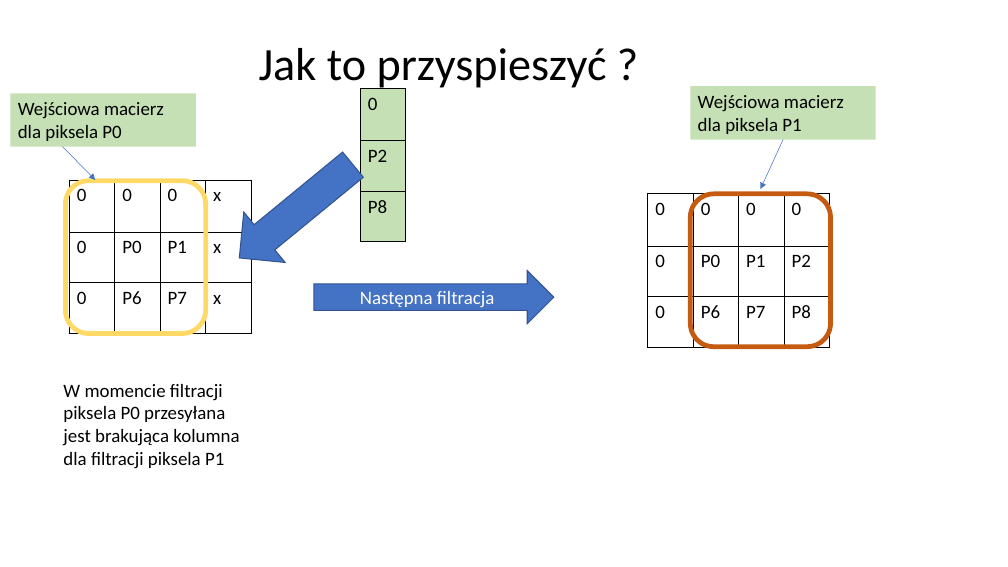
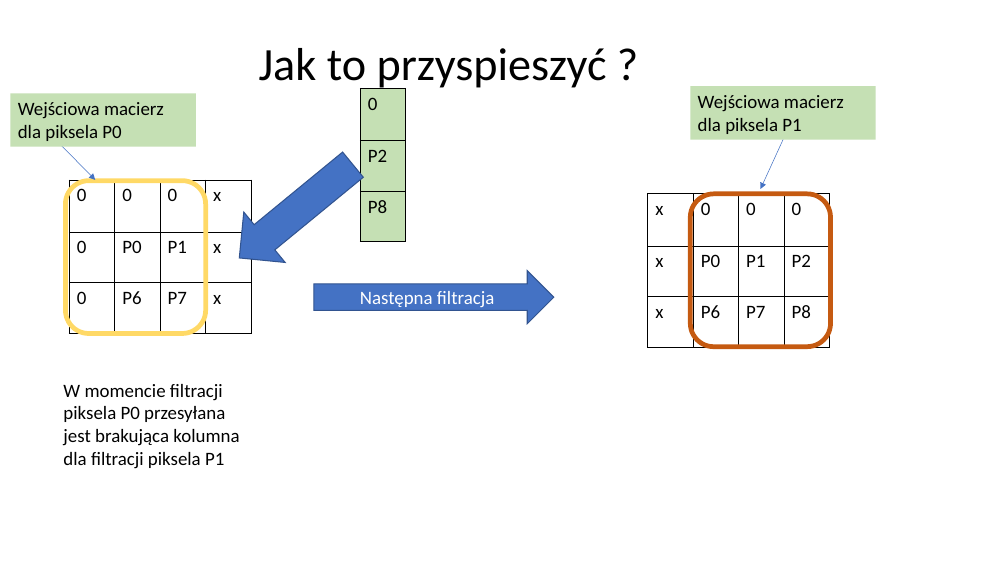
Before and after one commit to rfeiglewicz/SDWP_PROJECT, a slide deck: slide 16 of Prezentacja_splotowa_filtracja_obrazu.pptx. Drawn at 1008x567 pixels with LibreOffice and Linux fonts; fonts in the diff are those of the drawing. Boxes give left, top, right and bottom in pixels: in the first picture for what was removed or moved away, otherwise in the second. Text is boxed around its words. In the diff, an @@ line names an element or a change of style, - is before the commit and + after.

```diff
--- a/Prezentacja_splotowa_filtracja_obrazu.pptx
+++ b/Prezentacja_splotowa_filtracja_obrazu.pptx
@@ table at box(648, 194, 830, 347) @@
-row 1, column 1: 0
+row 1, column 1: x
-row 2, column 1: 0
+row 2, column 1: x
-row 3, column 1: 0
+row 3, column 1: x
```
Also in this commit, not shown: 2 other slides changed.
